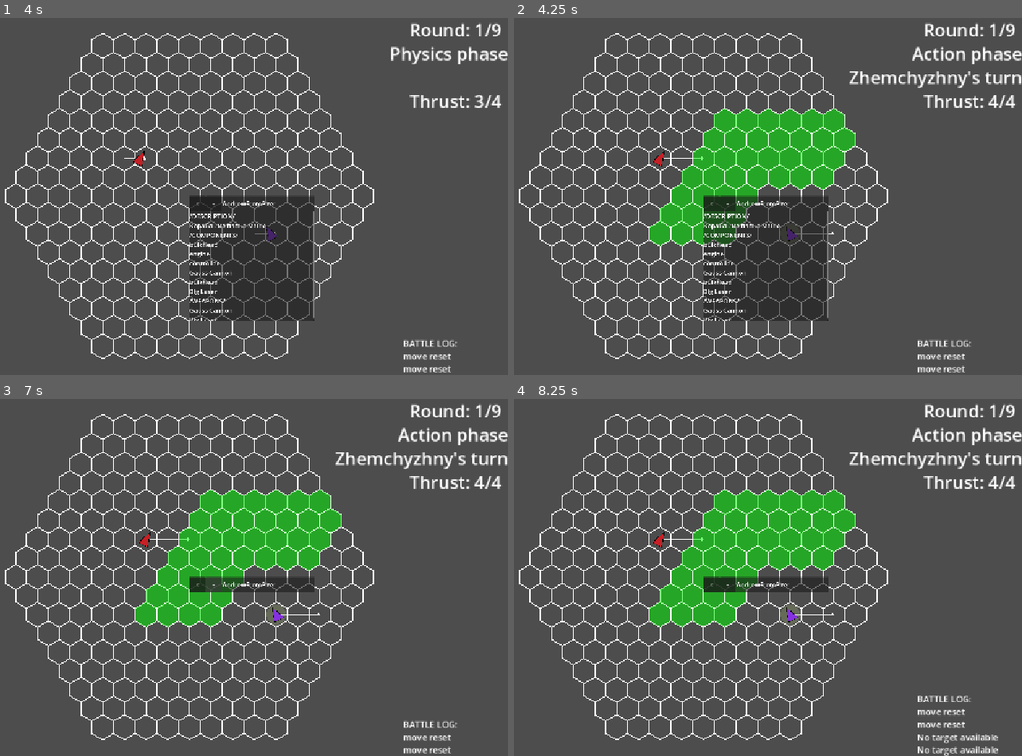
Above: before the commit, frames 1-4 (two rows, left to right).
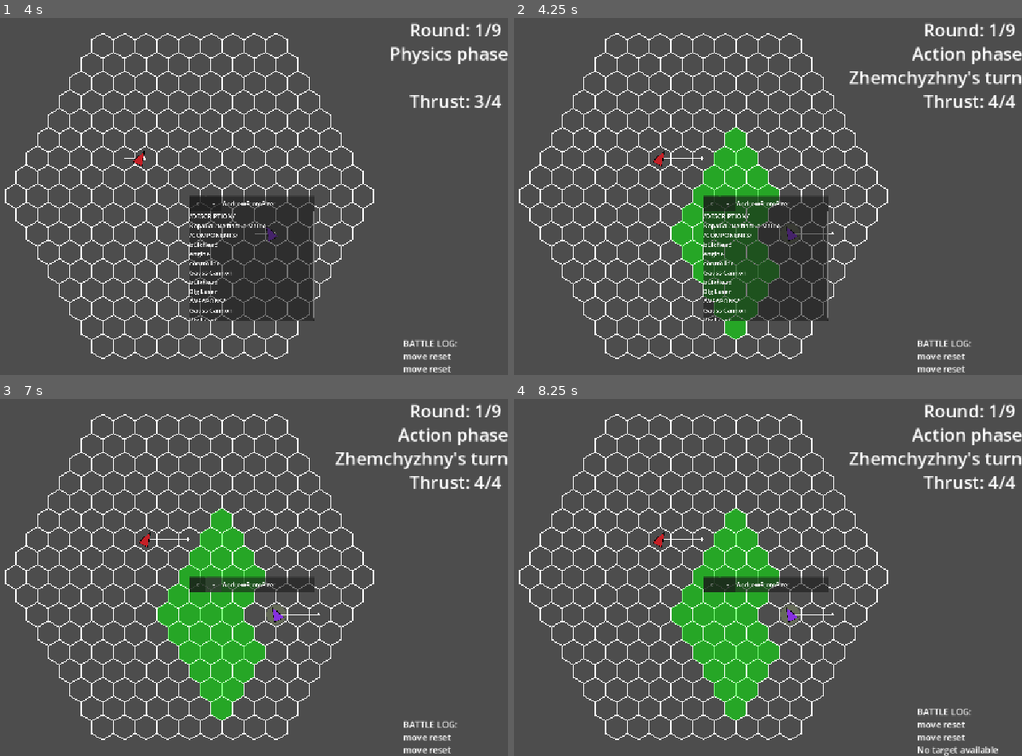
Above: after the commit, the same moments.

Repository: Idandot/Space-Arena
Game: Godot game, scene res://Base Class/Arena.tscn
The game is run twice, just before and just after one commit, with the same random seed, the same clock (stepped at 60 frames per second) and the same inputs.
Inputs (mouse positions are in pixels of both pictures, inside the frame that each line leads up to):
- Up to frame 1 (4 s): tap Enter (end_turn) at 0.5, 3.6 s; drag from (254, 232) to (15, 196) at 0.52 s; click "--" at 1.25 s; click "X" at 2 s; tap Backspace (reset_move) at 2.75, 3.5 s; drag from (121, 157) to (15, 196) at 2.77 s; move the mouse to (254, 117) at 3.52 s; hold Right (turn_right) from 3.53 s (still down); tap Q (next_weapon, bound only after the commit) at 3.8 s
- Up to frame 2 (4.25 s): keep holding Right (turn_right)
- Up to frame 3 (7 s): release Right (turn_right) at 4.25 s; drag from (157, 648) to (25, 595) at 4.27 s; tap Backspace (reset_move) at 5, 5.75, 6.5 s; move the mouse to (381, 631) at 5.02 s; hold Left (turn_left) 5.03-5.75 s; tap Q (next_weapon, bound only after the commit) at 5.1, 6.6 s; drag from (outside the picture) to (60, 652) at 5.77 s; move the mouse to (223, 577) at 6.52 s; hold Down (brake) from 6.53 s (still down); click (223, 577) at 6.67 s
- Up to frame 4 (8.25 s): release Down (brake) at 7.25 s; drag from (605, 488) to (564, 634) at 7.27 s; move the mouse to (844, 559) at 8.02 s; hold Up (accelerate) from 8.03 s (still down); tap Space (fire) at 8.1 s

Frame 1 is identical in both runs. In frame 2, 8.5% of the frame differs, in the area x 26-68%, y 25-90%; in frame 3, 8.8%; in frame 4, 9.2%, in the area x 26-96%, y 25-97%.

Commit message:
0.1.6.21 Weapons Centralized

Diff:
--- a/Base Class/Actor.tscn
+++ b/Base Class/Actor.tscn
@@ -91,9 +91,9 @@
 weapon_stats = Dictionary[String, Variant]({
 "arc_degrees": 120,
 "damage": 6,
-"facing_offset": 0,
-"max_range": 6,
-"min_range": 3,
+"facing_offset": 1,
+"max_range": 5,
+"min_range": 2,
 "name": "Gauss Cannon"
 })
 hex_rigidbody = NodePath("../../HexRigidbody")
--- a/Base Class/ShipLayout.gd
+++ b/Base Class/ShipLayout.gd
@@ -5,16 +5,31 @@
 @export var modules: Dictionary[Vector2i, Module]
 var parent: Actor
 
+#Централизованное управление оружием
+var _weapons: Array[Weapon] = []
+var _current_weapon_index: int = -1
+
 func collect_actions() -> Array[Action]:
 	var actions: Array[Action] = []
 	for module in modules.values():
 		actions.append_array(module.get_available_actions())
+
+	var owc = _get_operational_weapons_count()
+	if owc > 0:
+		actions.append(Action.new("fire_current_weapon", _fire_current_weapon, Enums.game_states.ACTION, "fire"))
+
+		if owc > 1:
+			actions.append(Action.new("next_weapon", _next_weapon, Enums.game_states.ACTION, "next_weapon"))
+
 	return actions
 
 func _ready() -> void:
 	parent = self.get_parent()
 	ship_controller = _find_controller()
 	TurnManager.turn_started.connect(_on_action_phase_turn_started)
+
+	_weapons = get_weapons()
+	_select_next_operational_weapon()
 
 func _find_controller() -> Controller:
 	var controllers = get_modules_by_tag(Enums.module_tags.CONTROLLER)
@@ -53,13 +68,53 @@
 
 	await get_tree().process_frame
 
-	#запросить Хайлайт
-	var hexes_to_highlight: Array[Vector2i] = []
-	for weapon in get_weapons():
-		var arc = weapon.get_arc_hexes()
-		for hex in arc:
-			if hex not in hexes_to_highlight:
-				hexes_to_highlight.append(hex)
-	HexGridClass.highlight(hexes_to_highlight, Color.GREEN, false, true)
+	_update_weapon_highlight()
 
-	pass
+#ДЕЙСТВИЯ
+
+func _fire_current_weapon() -> void:
+	print("fire current weapon")
+	if _current_weapon_index >= 0 and _current_weapon_index<_weapons.size():
+		_weapons[_current_weapon_index].fire()
+
+func _next_weapon() -> void:
+	print("next weapon")
+	_select_next_operational_weapon()
+	_update_weapon_highlight()
+
+#ВСПОМОГАТЕЛЬНЫЕ МЕТОДЫ ДЛЯ ЦСУО (Централизованная система управления оружием)
+
+func _select_next_operational_weapon() -> void:
+	if _weapons.is_empty():
+		_current_weapon_index = -1
+		return
+
+	var _start_index = _current_weapon_index
+	var _count: int = _weapons.size()
+
+	for i in _count:
+		_current_weapon_index = (_current_weapon_index + 1) % _count
+		if _weapons[_current_weapon_index].weapon_active:
+			return
+
+	_current_weapon_index = -1
+
+func _get_operational_weapons_count() -> int:
+	var count = 0
+	for weapon: Weapon in _weapons:
+		if weapon.weapon_active:
+			count += 1
+	return count
+
+func _get_current_weapon() -> Weapon:
+	if _current_weapon_index >= 0 and _current_weapon_index<_weapons.size():
+		return _weapons[_current_weapon_index]
+	return null
+
+func _update_weapon_highlight() -> void:
+	var arc_hexes: Array[Vector2i] = []
+
+	var current_weapon = _get_current_weapon()
+	if current_weapon:
+		arc_hexes = current_weapon.get_arc_hexes()
+	HexGridClass.highlight(arc_hexes, Color.GREEN, false, true)
--- a/Modules/Weapon.gd
+++ b/Modules/Weapon.gd
@@ -12,21 +12,10 @@
 @export var hex_rigidbody: HexRigidbody
 var weapon_active: bool = true
 
-func _ready() -> void:
-	module_name = weapon_stats["name"]
-	TurnManager.phase_started.connect(_on_action_phase_started)
+#ПУБЛИЧНЫЕ МЕТОДЫ
 
-func get_available_actions() -> Array[Action]:
-	return [
-		Action.new(weapon_stats["name"]+"_fire", _fire, Enums.game_states.ACTION, "fire")
-	]
-
-func _on_action_phase_started(phase: Enums.game_states):
-	if phase != Enums.game_states.ACTION:
-		return
-	weapon_active = true
-
-func _fire():
+##Стреляет из оружия, если есть возможность
+func fire():
 	if !weapon_active:
 		GameEvents.log_request.emit(weapon_stats["name"]+" is already fired this turn")
 		return
@@ -41,6 +30,31 @@
 	target.get_node("HealthComponent").take_damage(weapon_stats["damage"])
 	weapon_active = false
 
+##Возвращается доступные действия модуля
+func get_available_actions() -> Array[Action]:
+	return []
+
+##Возвращает координаты гексов в арке стрельбы
+func get_arc_hexes() -> Array[Vector2i]:
+	if !hex_rigidbody:
+		return []
+	var origin = hex_rigidbody.axial_position
+	var weapon_facing: HexOrientation = HexOrientation.new()
+	weapon_facing.set_direction(weapon_stats["facing_offset"]+hex_rigidbody.facing.get_current_index())
+	return AxialUtilities.hexes_in_sector(origin, weapon_facing.get_current_vector(),
+	weapon_stats["arc_degrees"], weapon_stats["min_range"], weapon_stats["max_range"])
+
+#ПРИВАТНЫЕ МЕТОДЫ
+
+func _ready() -> void:
+	module_name = weapon_stats["name"]
+	TurnManager.phase_started.connect(_on_action_phase_started)
+
+func _on_action_phase_started(phase: Enums.game_states):
+	if phase != Enums.game_states.ACTION:
+		return
+	weapon_active = true
+
 func _find_target() -> Actor:
 	var alive_actors = TurnManager.alive_actors
 	var best_target: Actor = null
@@ -50,7 +64,6 @@
 		if actor.display_name == parent.display_name:
 			continue
 		if !actor.has_node("HexRigidbody"):
-			print("True")
 			continue
 		var target_rigidbody: HexRigidbody = actor.find_child("HexRigidbody")
 		if !_is_in_arc(target_rigidbody.axial_position):
@@ -65,12 +78,3 @@
 		if hex == target_pos:
 			return true
 	return false
-
-func get_arc_hexes() -> Array[Vector2i]:
-	if !hex_rigidbody:
-		return []
-	var origin = hex_rigidbody.axial_position
-	var weapon_facing: HexOrientation = HexOrientation.new()
-	weapon_facing.set_direction(weapon_stats["facing_offset"]+hex_rigidbody.facing.get_current_index())
-	return AxialUtilities.hexes_in_sector(origin, weapon_facing.get_current_vector(),
-	weapon_stats["arc_degrees"], weapon_stats["min_range"], weapon_stats["max_range"])
--- a/project.godot
+++ b/project.godot
@@ -70,6 +70,12 @@
 , Object(InputEventKey,"resource_local_to_scene":false,"resource_name":"","device":-1,"window_id":0,"alt_pressed":false …(183 unchanged characters)…
 ]
 }
+next_weapon={
+"deadzone": 0.2,
+"events": [Object(InputEventKey,"resource_local_to_scene":false,"resource_name":"","device":-1,"window_id":0,"alt_pressed":false,"shift_pressed":false,"ctrl_pressed":false,"meta_pressed":false,"pressed":false,"keycode":0,"physical_keycode":81,"key_label":0,"unicode":113,"location":0,"echo":false,"script":null)
+, Object(InputEventKey,"resource_local_to_scene":false,"resource_name":"","device":-1,"window_id":0,"alt_pressed":false,"shift_pressed":true,"ctrl_pressed":false,"meta_pressed":false,"pressed":false,"keycode":0,"physical_keycode":61,"key_label":0,"unicode":43,"location":0,"echo":false,"script":null)
+]
+}
 
 [rendering]
 
